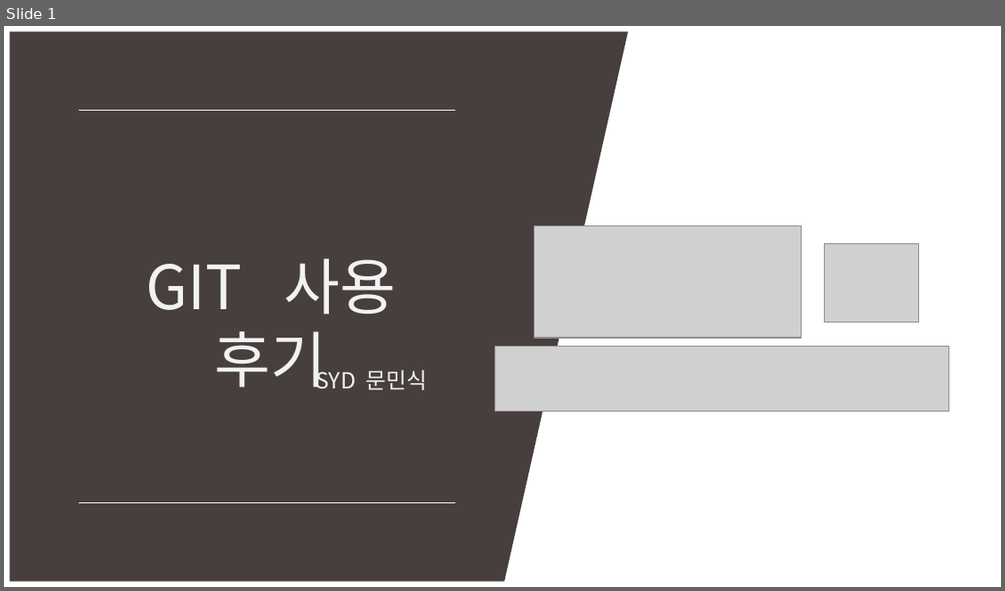
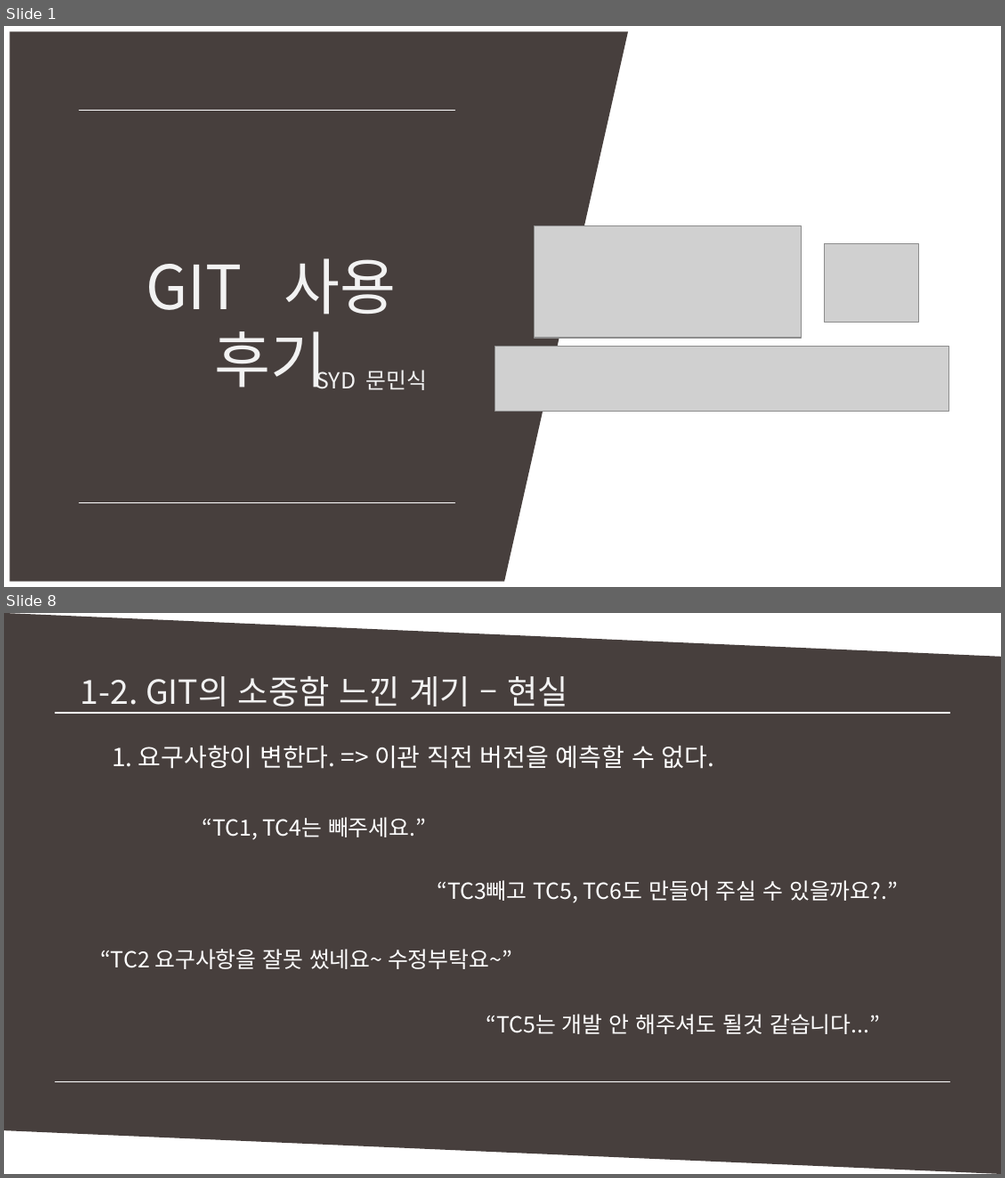
Before and after one commit to MinSikMoon/pptgit, a slide deck: git발표.pptx. Shown one above the other, each under a label of ours: slide 1 before the commit, slides 1 and 8 after it; the slides between them are not shown. The pictures are 1005x591 and 1005x1178 pixels, drawn with LibreOffice and Linux fonts; fonts in the diff are those of the drawing; grey boxes stand for pictures. Boxes give left, top, right and bottom in pixels: in the first picture for what was removed or moved away, otherwise in the second. Text is boxed around its words. In the diff, an @@ line names an element or a change of style, - is before the commit and + after.

```diff
--- a/git발표.pptx
+++ b/git발표.pptx
@@ slide 8 added at <box>4,613,1001,1174</box>, background #FFFFFF @@
@@ parallelogram added at <box>4,613,1001,1173</box>, fill #473F3D @@
@@ text added at <box>81,676,568,713</box>, 24 pt, text #F2F2F2 @@
+1-2. GIT의 소중함 느낀 계기 – 현실
@@ line added from (55, 713) to (950, 713), #FFFFFF 1 pt @@
@@ line added from (63, 713) to (950, 713), #FFFFFF 1 pt @@
@@ text added at <box>112,745,714,769</box>, 18 pt, text #FFFFFF @@
+1. 요구사항이 변한다. => 이관 직전 버전을 예측할 수 없다.
@@ text added at <box>202,817,426,840</box>, 16 pt, text #FFFFFF @@
+“TC1, TC4는 빼주세요.”
@@ text added at <box>437,880,898,903</box>, 16 pt, text #FFFFFF @@
+“TC3빼고 TC5, TC6도 만들어 주실 수 있을까요?.”
@@ text added at <box>100,949,512,969</box>, 16 pt, text #FFFFFF @@
+“TC2 요구사항을 잘못 썼네요~ 수정부탁요~”
@@ text added at <box>486,1013,880,1034</box>, 16 pt, text #FFFFFF @@
+“TC5는 개발 안 해주셔도 될것 같습니다...”
@@ line added from (55, 1081) to (942, 1081), #FFFFFF 1 pt @@
@@ line added from (55, 1081) to (950, 1081), #FFFFFF 1 pt @@
```
Also in this commit, not shown: 5 slides changed, 3 other slides added.
